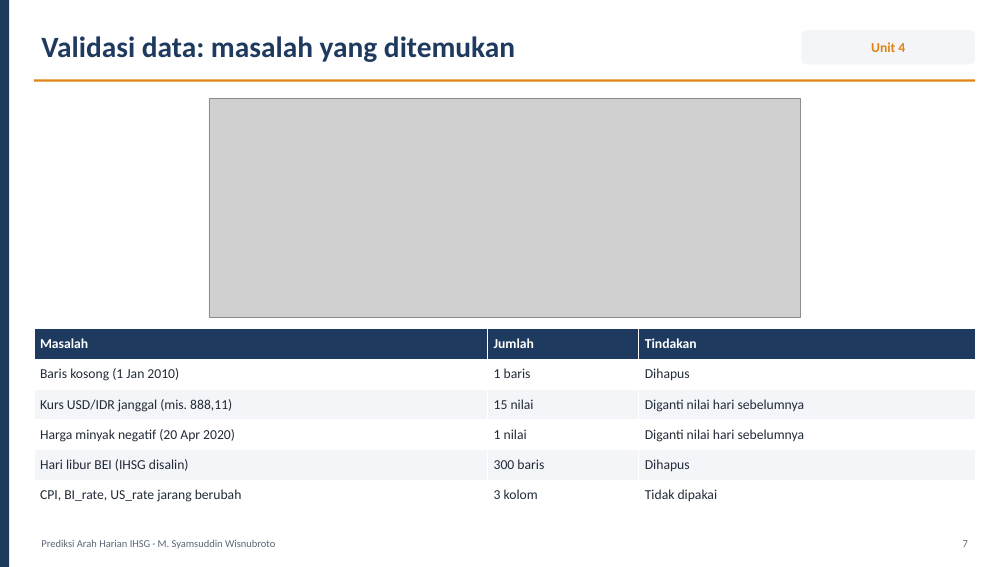
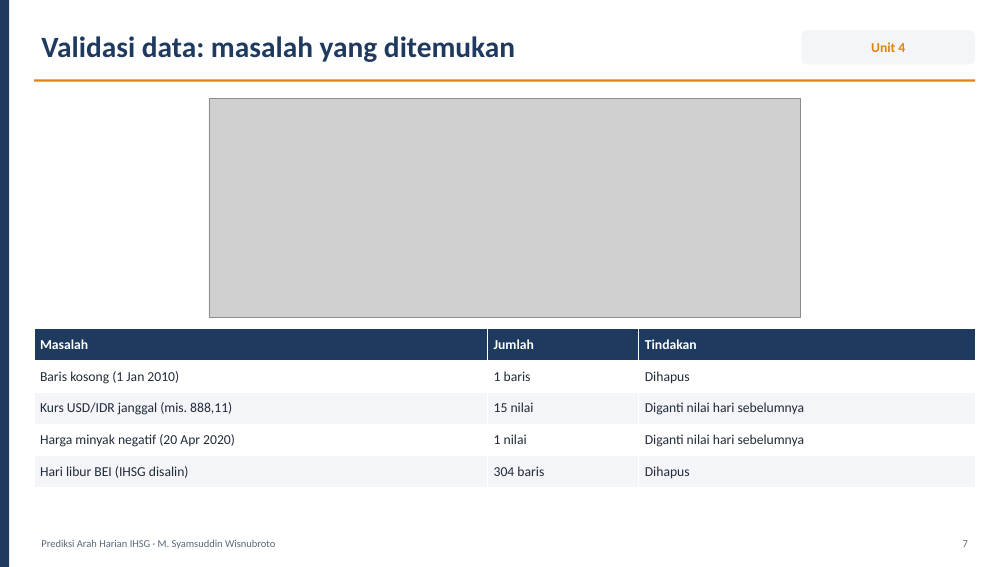
Before and after one commit to syamsuddinexcellent/portfolio-ilmuwan-data, a slide deck: slide 7 of presentation/Presentasi_Ilmuwan_Data_Syamsuddin_Wisnubroto.pptx. Drawn at 1008x567 pixels with LibreOffice and Linux fonts; fonts in the diff are those of the drawing; grey boxes stand for pictures. Boxes give left, top, right and bottom in pixels: in the first picture for what was removed or moved away, otherwise in the second. Text is boxed around its words. In the diff, an @@ line names an element or a change of style, - is before the commit and + after.

```diff
--- a/presentation/Presentasi_Ilmuwan_Data_Syamsuddin_Wisnubroto.pptx
+++ b/presentation/Presentasi_Ilmuwan_Data_Syamsuddin_Wisnubroto.pptx
@@ table at box(34, 329, 975, 488) @@
-row 5: Hari libur BEI (IHSG disalin) | 300 baris | Dihapus
-row 6: CPI, BI_rate, US_rate jarang berubah | 3 kolom | Tidak dipakai
+row 5: Hari libur BEI (IHSG disalin) | 304 baris | Dihapus
```
Also in this commit, not shown: 7 other slides changed, 34 other files.
